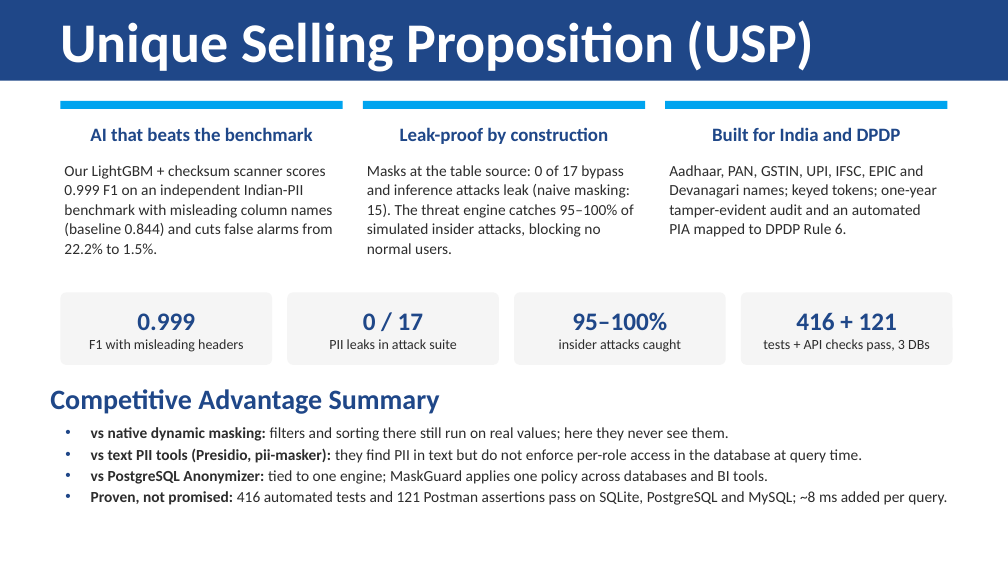
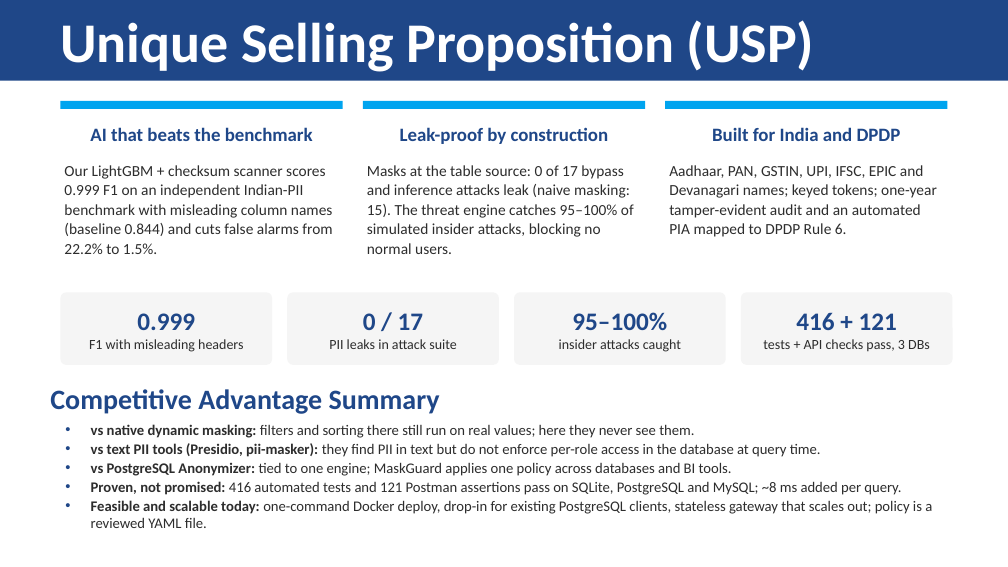
Before and after one commit to hotaro6754/mask, a slide deck: slide 6 of docs/MaskGuard_Round1_Submission.pptx. Drawn at 1008x567 pixels with LibreOffice and Linux fonts; fonts in the diff are those of the drawing. Boxes give left, top, right and bottom in pixels: in the first picture for what was removed or moved away, otherwise in the second. Text is boxed around its words. In the diff, an @@ line names an element or a change of style, - is before the commit and + after.

```diff
--- a/docs/MaskGuard_Round1_Submission.pptx
+++ b/docs/MaskGuard_Round1_Submission.pptx
@@ text at bbox=[91, 424, 901, 495]: size 11 to 10.5 pt in "vs native dynamic masking: filters and sorting ...", "vs text PII tools (Presidio, pii-masker): they ...", "vs PostgreSQL Anonymizer: tied to one engine; ...", "Proven, not promised: 416 automated tests and ..."; less space between paragraphs @@
@@ text at bbox=[91, 500, 932, 528]: paragraph added @@
+• Feasible and scalable today: one-command Docker deploy, drop-in for existing PostgreSQL clients, stateless gateway that scales out; policy is a reviewed YAML file.
```
Also in this commit, not shown: 4 other slides changed, 1 other file.
